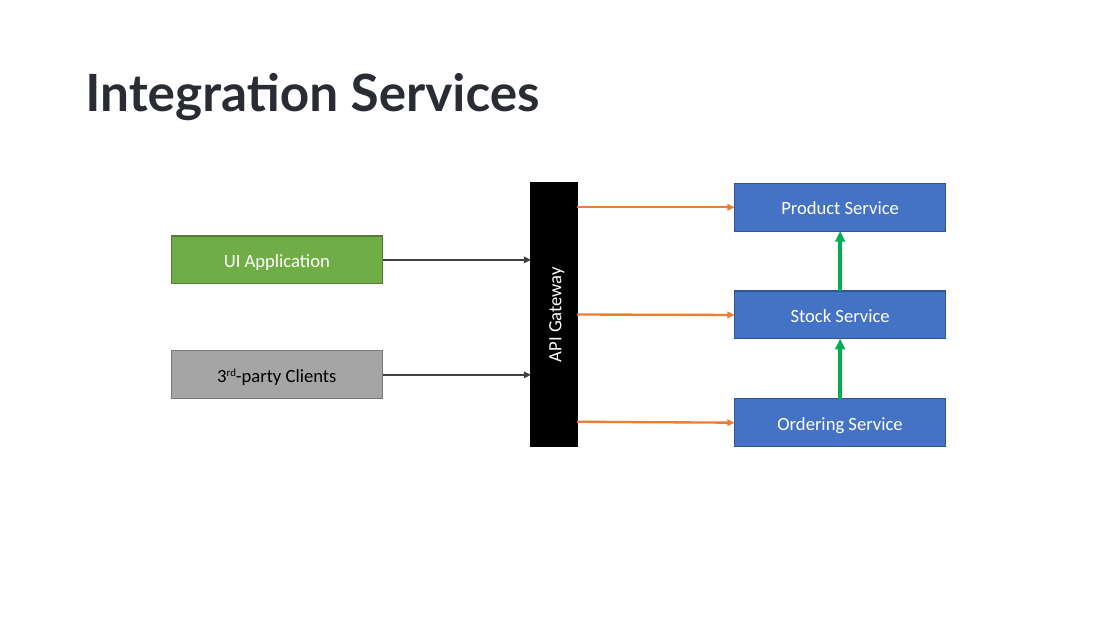
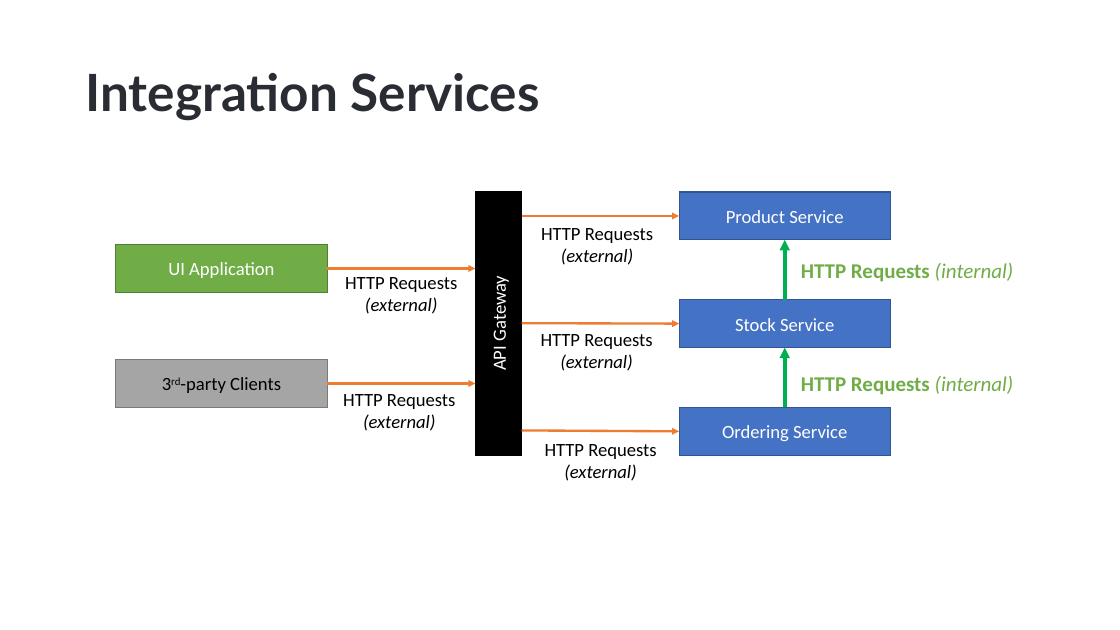
Before and after one commit to hikalkan/presentations, a slide deck: slide 8 of 2022-11-24 ABP Community Talks 2022.9/ABP-7-News.pptx. Drawn at 1120x630 pixels with LibreOffice and Linux fonts; fonts in the diff are those of the drawing; background and template pictures are left out. Boxes give left, top, right and bottom in pixels: in the first picture for what was removed or moved away, otherwise in the second. Text is boxed around its words. In the diff, an @@ line names an element or a change of style, - is before the commit and + after.

```diff
--- a/2022-11-24 ABP Community Talks 2022.9/ABP-7-News.pptx
+++ b/2022-11-24 ABP Community Talks 2022.9/ABP-7-News.pptx
@@ text added at (541, 228, 653, 265), 16 pt, text #000000 @@
+HTTP Requests
+(external)
@@ arrow (327, 269) - (476, 269): stroke #404040 2 pt to #ED7D31 2 pt @@
@@ text added at (801, 263, 1014, 282), 18 pt, text #70AD47, bold @@
+HTTP Requests (internal)
@@ text added at (345, 277, 457, 314), 16 pt, text #000000 @@
+HTTP Requests
+(external)
@@ text added at (541, 334, 652, 371), 16 pt, text #000000 @@
+HTTP Requests
+(external)
@@ 7 arrows, 6 rectangles: place and size @@
-7 arrows, 6 rectangles at (171, 182, 946, 447)
+7 arrows, 6 rectangles at (116, 192, 891, 455)
@@ arrow (327, 384) - (476, 384): stroke #404040 2 pt to #ED7D31 2 pt @@
@@ text added at (801, 376, 1014, 395), 18 pt, text #70AD47, bold @@
+HTTP Requests (internal)
@@ text added at (343, 394, 455, 431), 16 pt, text #000000 @@
+HTTP Requests
+(external)
@@ text added at (545, 444, 656, 481), 16 pt, text #000000 @@
+HTTP Requests
+(external)
```
Also in this commit, not shown: 10 slides added.
